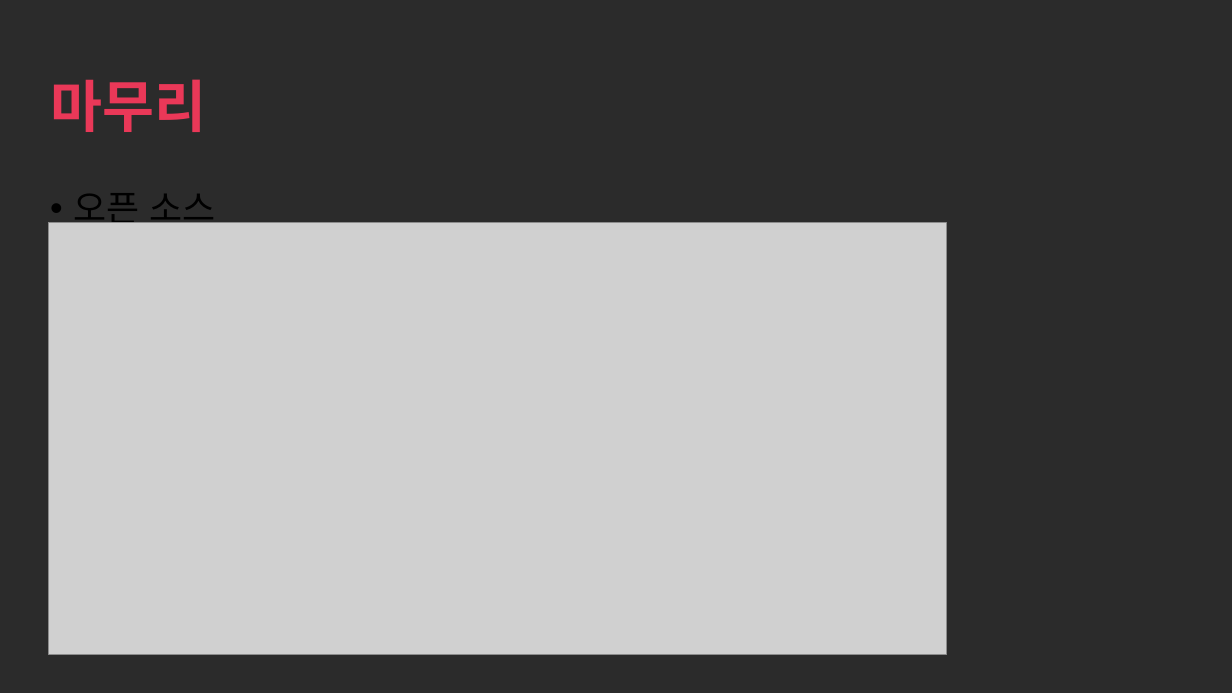
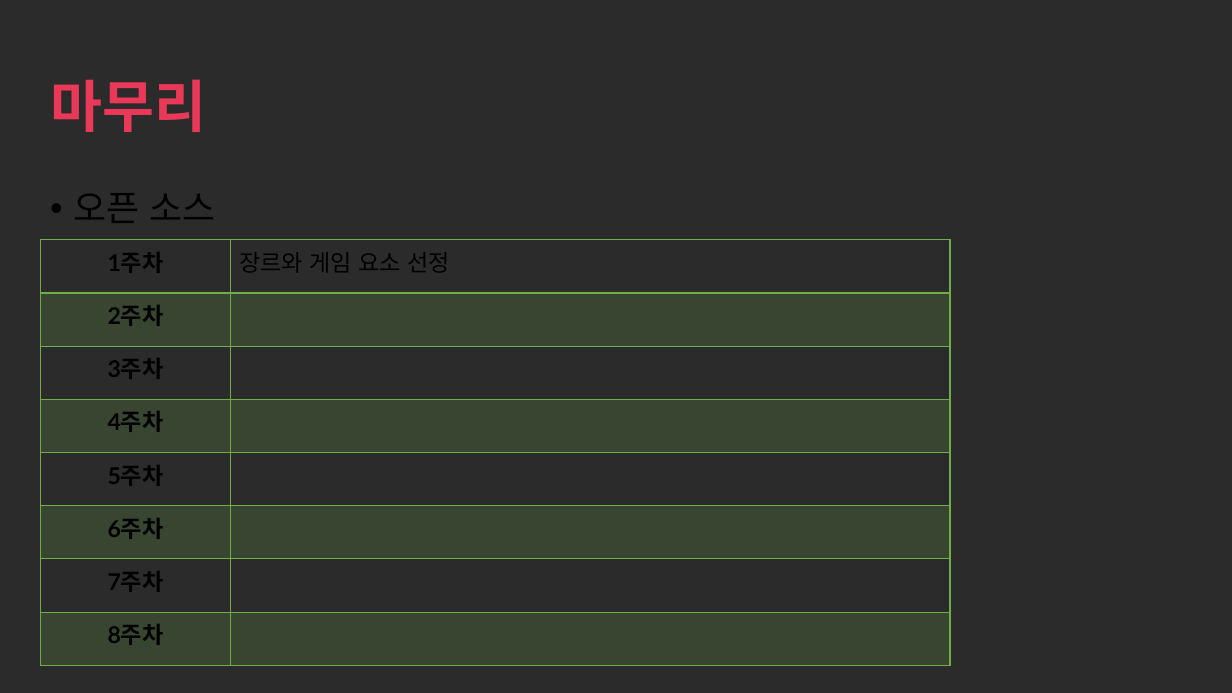
Before and after one commit to seokhee123/DBLAB, a slide deck: slide 15 of 게임 프로그래밍.pptx. Drawn at 1232x693 pixels with LibreOffice and Linux fonts; fonts in the diff are those of the drawing; grey boxes stand for pictures; background and template pictures are left out; a plain dark background stands for a picture behind light text. Boxes give left, top, right and bottom in pixels: in the first picture for what was removed or moved away, otherwise in the second. Text is boxed around its words. In the diff, an @@ line names an element or a change of style, - is before the commit and + after.

```diff
--- a/게임 프로그래밍.pptx
+++ b/게임 프로그래밍.pptx
@@ picture removed at (49, 223, 947, 654) @@
@@ table added at (41, 240, 950, 666), 8 rows, 2 columns @@
+1주차 | 장르와 게임 요소 선정
+2주차 | 
+3주차 | 
+4주차 | 
+5주차 | 
+6주차 | 
+7주차 | 
+8주차 | 
```
Also in this commit, not shown: 1 slide added.
